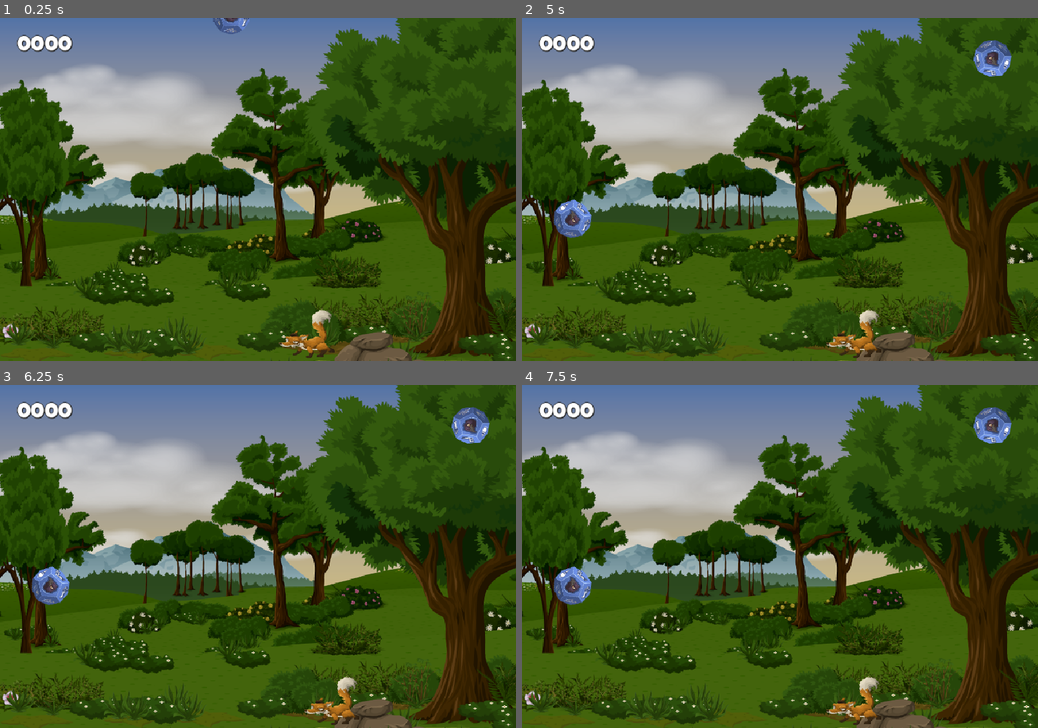
Above: before the commit, frames 1-4 (two rows, left to right).
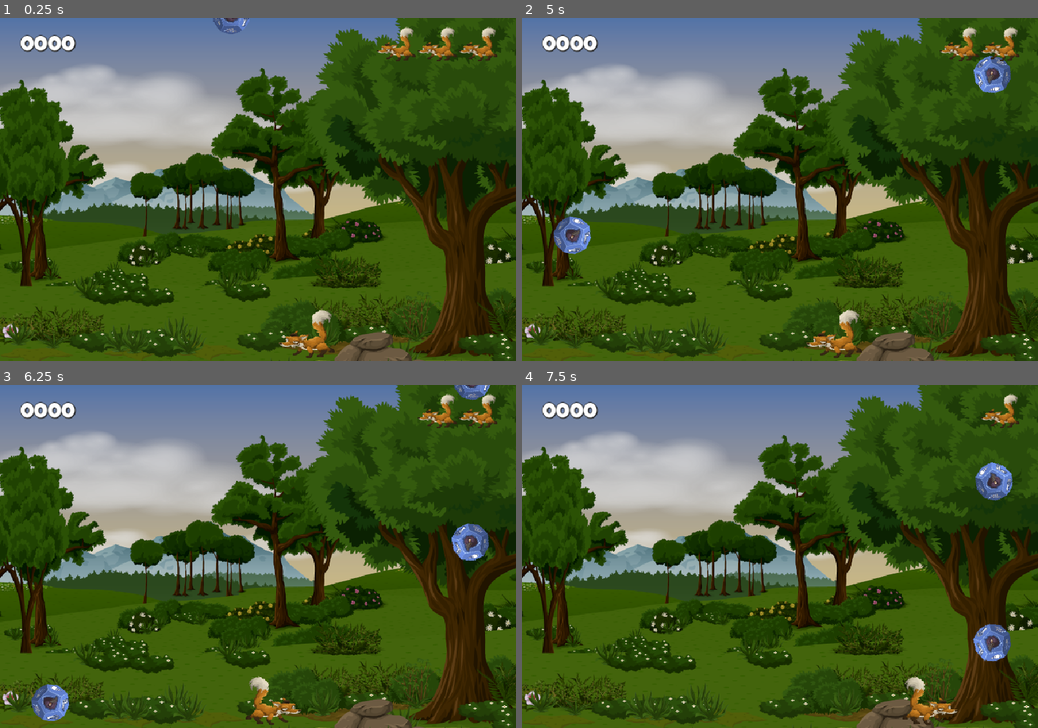
Above: after the commit, the same moments.

Repository: Newton-Duarte/godot-dice-catcher
Game: Godot game, scene res://scenes/game.tscn
Same seed, same stepped clock (60 frames per second), same inputs: the game is played once before the commit and once after it.
Inputs:
- Up to frame 1 (0.25 s): no input
- Up to frame 2 (5 s): hold Right (ui_right) 0.53-1.28 s; hold Left (ui_left) 1.28-2.03 s; hold Right (ui_right) 2.03-3.53 s; hold Left (ui_left) from 3.53 s (still down)
- Up to frame 3 (6.25 s): release Left (ui_left) at 5.78 s; hold Right (ui_right) from 5.78 s (still down)
- Up to frame 4 (7.5 s): keep holding Right (ui_right)

The runs differ from the first frame. In frame 1, 1.3% of the frame differs, in the area x 3-97%, y 2-13%; in frame 2, 3.5%; in frame 3, 4.7%, in the area x 3-97%, y 0-100%; in frame 4, 4.1%.

Commit message:
feat: add lives to player

Diff:
--- a/project.godot
+++ b/project.godot
@@ -27,6 +27,22 @@
 
 [input]
 
+ui_left={
+"deadzone": 0.5,
+"events": [Object(InputEventKey,"resource_local_to_scene":false,"resource_name":"","device":0,"window_id":0,"alt_pressed":false,"shift_pressed":false,"ctrl_pressed":false,"meta_pressed":false,"pressed":false,"keycode":4194319,"physical_keycode":0,"key_label":0,"unicode":0,"location":0,"echo":false,"script":null)
+, Object(InputEventJoypadButton,"resource_local_to_scene":false,"resource_name":"","device":-1,"button_index":13,"pressure":0.0,"pressed":false,"script":null)
+, Object(InputEventJoypadMotion,"resource_local_to_scene":false,"resource_name":"","device":-1,"axis":0,"axis_value":-1.0,"script":null)
+, Object(InputEventKey,"resource_local_to_scene":false,"resource_name":"","device":-1,"window_id":0,"alt_pressed":false,"shift_pressed":false,"ctrl_pressed":false,"meta_pressed":false,"pressed":false,"keycode":0,"physical_keycode":65,"key_label":0,"unicode":97,"location":0,"echo":false,"script":null)
+]
+}
+ui_right={
+"deadzone": 0.5,
+"events": [Object(InputEventKey,"resource_local_to_scene":false,"resource_name":"","device":0,"window_id":0,"alt_pressed":false,"shift_pressed":false,"ctrl_pressed":false,"meta_pressed":false,"pressed":false,"keycode":4194321,"physical_keycode":0,"key_label":0,"unicode":0,"location":0,"echo":false,"script":null)
+, Object(InputEventJoypadButton,"resource_local_to_scene":false,"resource_name":"","device":-1,"button_index":14,"pressure":0.0,"pressed":false,"script":null)
+, Object(InputEventJoypadMotion,"resource_local_to_scene":false,"resource_name":"","device":-1,"axis":0,"axis_value":1.0,"script":null)
+, Object(InputEventKey,"resource_local_to_scene":false,"resource_name":"","device":-1,"window_id":0,"alt_pressed":false,"shift_pressed":false,"ctrl_pressed":false,"meta_pressed":false,"pressed":false,"keycode":0,"physical_keycode":68,"key_label":0,"unicode":100,"location":0,"echo":false,"script":null)
+]
+}
 restart={
 "deadzone": 0.2,
 "events": [Object(InputEventKey,"resource_local_to_scene":false,"resource_name":"","device":-1,"window_id":0,"alt_press …(195 unchanged characters)…
--- a/scenes/game.tscn
+++ b/scenes/game.tscn
@@ -5,6 +5,8 @@
 [ext_resource type="PackedScene" uid="uid://b7eevs85qu14u" path="res://scenes/fox.tscn" id="3_lnu2h"]
 [ext_resource type="FontFile" uid="uid://bsflx7ihsm167" path="res://assets/LuckiestGuy-Regular.ttf" id="4_lbhrr"]
 [ext_resource type="AudioStream" uid="uid://cwpkcmoeuh3ie" path="res://assets/tetris.mp3" id="5_iywne"]
+[ext_resource type="AudioStream" uid="uid://cgym1fqiiysm6" path="res://assets/negative_sound.wav" id="6_p57ef"]
+[ext_resource type="Texture2D" uid="uid://c521h60u1k7mt" path="res://assets/Fox.png" id="7_u5sy4"]
 
 [sub_resource type="LabelSettings" id="LabelSettings_iywne"]
 font = ExtResource("4_lbhrr")
@@ -30,21 +32,46 @@
 z_index = 1
 position = Vector2(570, 589)
 
-[node name="ScoreLabel" type="Label" parent="." unique_id=2073859644]
+[node name="Music" type="AudioStreamPlayer" parent="." unique_id=791203665]
+stream = ExtResource("5_iywne")
+volume_db = -10.0
+autoplay = true
+parameters/looping = false
+
+[node name="NegativeSound" type="AudioStreamPlayer2D" parent="." unique_id=687912533]
+stream = ExtResource("6_p57ef")
+
+[node name="CanvasLayer" type="CanvasLayer" parent="." unique_id=677965281]
+
+[node name="ScoreLabel" type="Label" parent="CanvasLayer" unique_id=2073859644]
 offset_left = 32.0
 offset_top = 32.0
-offset_right = 133.0
+offset_right = 146.0
 offset_bottom = 73.0
 text = "Score"
 label_settings = SubResource("LabelSettings_iywne")
 horizontal_alignment = 1
 vertical_alignment = 1
 
-[node name="Music" type="AudioStreamPlayer" parent="." unique_id=791203665]
-stream = ExtResource("5_iywne")
-volume_db = -10.0
-autoplay = true
-parameters/looping = false
+[node name="LivesHBox" type="HBoxContainer" parent="CanvasLayer" unique_id=1280971443]
+offset_left = 700.0
+offset_top = 16.0
+offset_right = 1023.0
+offset_bottom = 109.0
+scale = Vector2(0.7, 0.7)
+alignment = 2
+
+[node name="Lives1" type="TextureRect" parent="CanvasLayer/LivesHBox" unique_id=1403345896]
+layout_mode = 2
+texture = ExtResource("7_u5sy4")
+
+[node name="Lives2" type="TextureRect" parent="CanvasLayer/LivesHBox" unique_id=912426121]
+layout_mode = 2
+texture = ExtResource("7_u5sy4")
+
+[node name="Lives3" type="TextureRect" parent="CanvasLayer/LivesHBox" unique_id=232617962]
+layout_mode = 2
+texture = ExtResource("7_u5sy4")
 
 [connection signal="timeout" from="SpawnTimer" to="." method="spawn_dice"]
 [connection signal="point_scored" from="Fox" to="." method="_on_fox_point_scored"]
--- a/scripts/dice.gd
+++ b/scripts/dice.gd
@@ -2,7 +2,7 @@
 
 extends Area2D
 
-signal game_over
+signal off_screen
 
 @onready var sprite_2d: Sprite2D = $Sprite2D
 
@@ -18,9 +18,9 @@
 func _physics_process(delta: float) -> void:
 	sprite_2d.rotate((ROTATION_SPEED * rotate_direction) * delta)
 	position.y += SPEED * delta
-	check_game_over()
+	check_off_screen()
 
-func check_game_over() -> void:
+func check_off_screen() -> void:
 	if get_viewport_rect().end.y < position.y:
-		game_over.emit()
+		off_screen.emit()
 		queue_free()
--- a/scripts/game.gd
+++ b/scripts/game.gd
@@ -7,10 +7,13 @@
 const MARGIN: float = 80.0
 
 @onready var spawn_timer: Timer = $SpawnTimer
-@onready var score_label: Label = $ScoreLabel
+@onready var score_label: Label = $CanvasLayer/ScoreLabel
 @onready var music: AudioStreamPlayer = $Music
+@onready var negative_sound: AudioStreamPlayer2D = $NegativeSound
+@onready var lives_h_box: HBoxContainer = $CanvasLayer/LivesHBox
 
 var _points: int = 0
+var _lives: int = 3
 
 func _unhandled_input(event: InputEvent) -> void:
 	if event.is_action_pressed("restart"):
@@ -28,7 +31,7 @@
 		viewport_rect.end.x - MARGIN
 	)
 	new_dice.position = Vector2(new_position_x, -MARGIN)
-	new_dice.game_over.connect(_on_dice_game_over)
+	new_dice.off_screen.connect(_on_dice_off_screen)
 	add_child(new_dice)
 
 func pause_all() -> void:
@@ -40,12 +43,25 @@
 func update_score_label() -> void:
 	score_label.text = "%04d" % _points
 
-func _on_dice_game_over() -> void:
+func update_lives() -> void:
+	var lives_labels = lives_h_box.get_children()
+	lives_labels[_lives].hide()
+
+func game_over() -> void:
 	pause_all()
 	music.stop()
 	music.stream = GAME_OVER
 	music.play()
 
+func _on_dice_off_screen() -> void:
+	_lives -= 1
+	update_lives()
+
+	if _lives <= 0:
+		game_over()
+	else:
+		negative_sound.play()
+
 func _on_fox_point_scored() -> void:
 	_points += 1
 	update_score_label()
Not shown, added: assets/negative_sound.wav.import
Not shown, added: assets/negative_sound.wav
